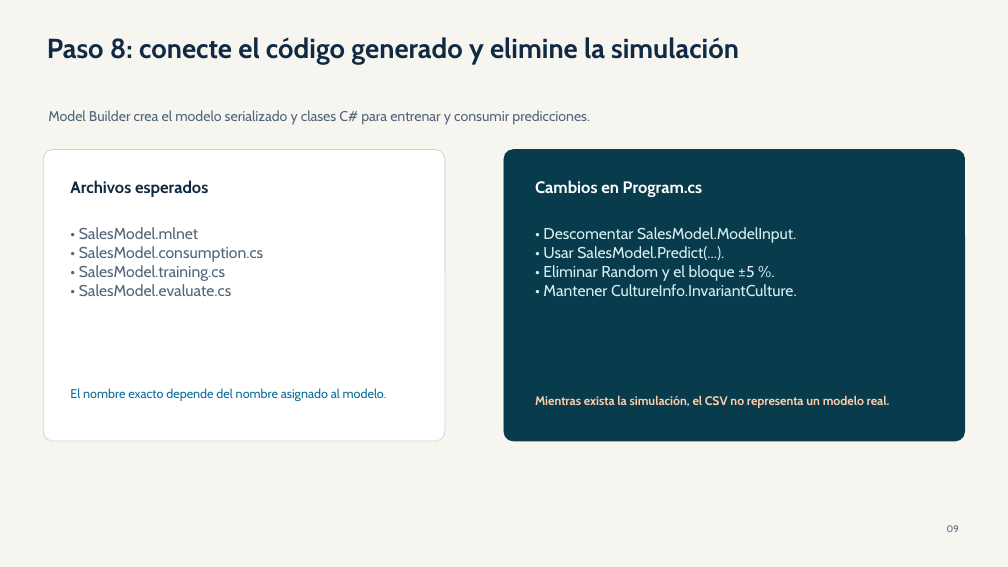
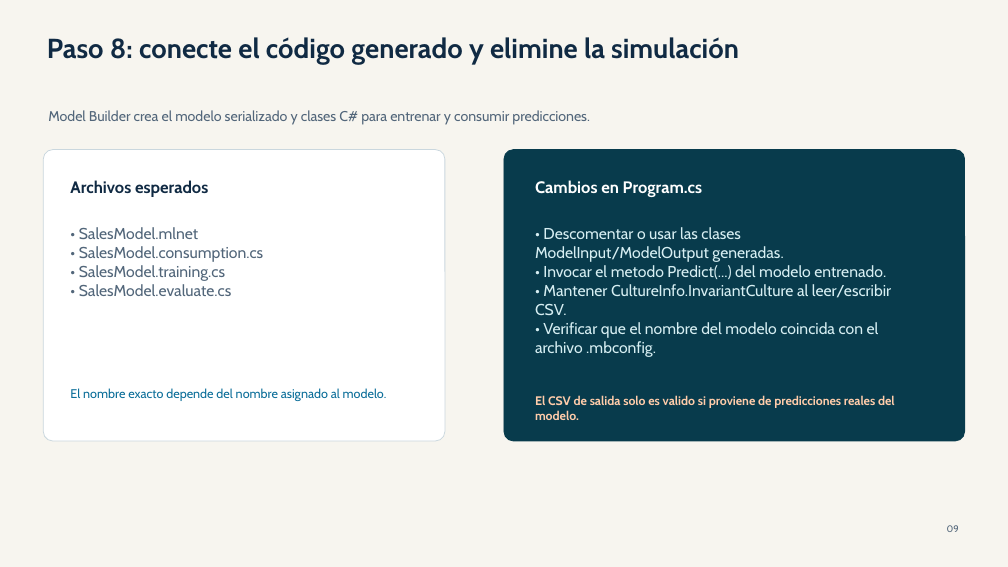
Before and after one commit to gmolina75/MLNETModelBuilder-PowerBI, a slide deck: slide 9 of Tarea_Prediccion_Ventas_MLNET_ModelBuilder_Paso_a_Paso.pptx. Drawn at 1008x567 pixels with LibreOffice and Linux fonts; fonts in the diff are those of the drawing. Boxes give left, top, right and bottom in pixels: in the first picture for what was removed or moved away, otherwise in the second. Text is boxed around its words. In the diff, an @@ line names an element or a change of style, - is before the commit and + after.

```diff
--- a/Tarea_Prediccion_Ventas_MLNET_ModelBuilder_Paso_a_Paso.pptx
+++ b/Tarea_Prediccion_Ventas_MLNET_ModelBuilder_Paso_a_Paso.pptx
@@ text at (x1=535, y1=227, x2=891, y2=357): text changed @@
-• Descomentar SalesModel.ModelInput.
-• Usar SalesModel.Predict(...).
-• Eliminar Random y el bloque ±5 %.
-• Mantener CultureInfo.InvariantCulture.
+• Descomentar o usar las clases ModelInput/ModelOutput generadas.
+• Invocar el metodo Predict(...) del modelo entrenado.
+• Mantener CultureInfo.InvariantCulture al leer/escribir CSV.
+• Verificar que el nombre del modelo coincida con el archivo .mbconfig.
@@ text at (x1=535, y1=395, x2=895, y2=420): text changed @@
-Mientras exista la simulación, el CSV no representa un modelo real.
+El CSV de salida solo es valido si proviene de predicciones reales del modelo.
```
Also in this commit, not shown: 4 other slides changed, 1 slide added, 1 other file.
